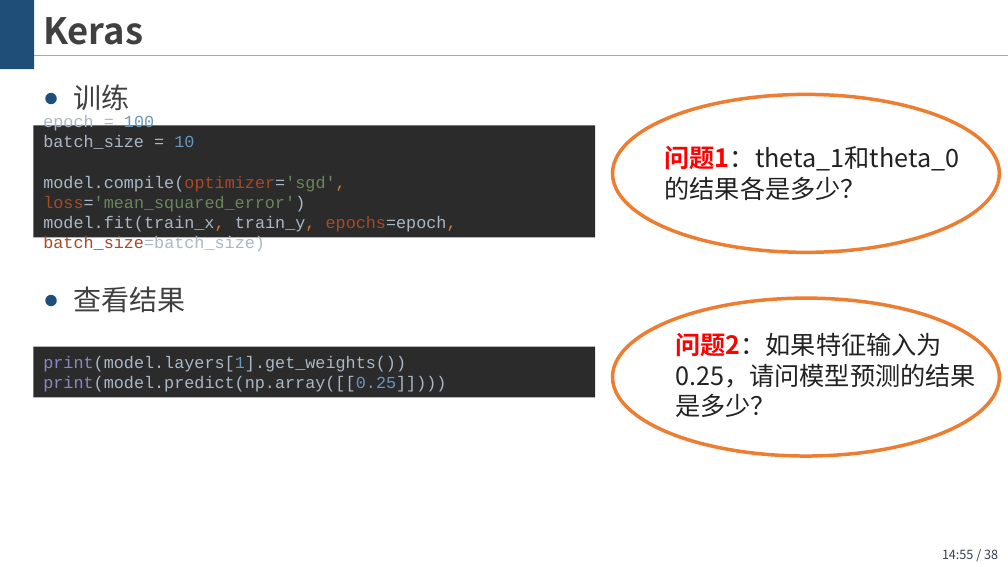
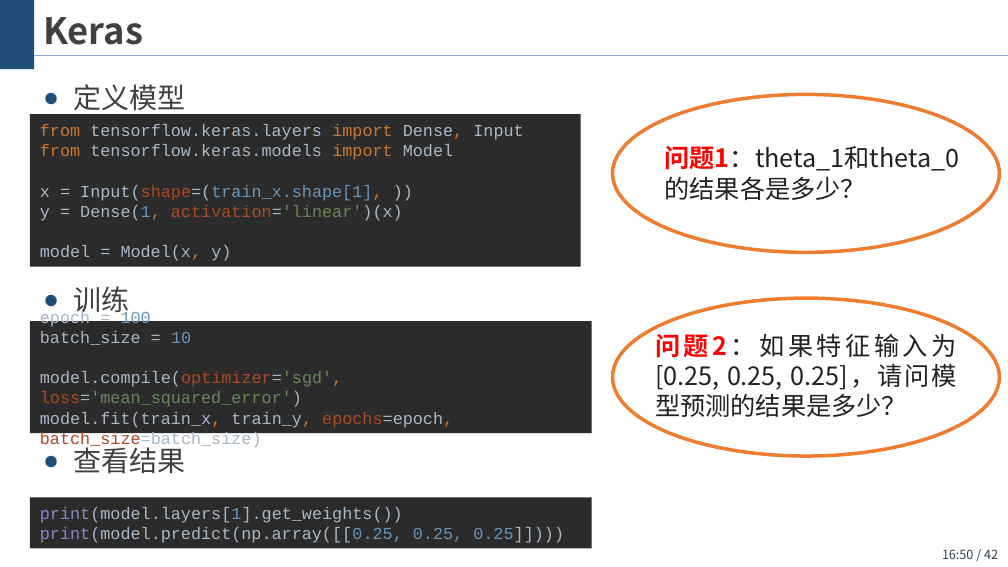
Before and after one commit to wangjin0818/Artificial_Intelligence_2021, a slide deck: slide 42 of chapter 02 - Linear regression with multiple variables/多变量线性回归.pptx (slide 38 before the commit). Drawn at 1008x567 pixels with LibreOffice and Linux fonts; fonts in the diff are those of the drawing; background and template pictures are left out. Boxes give left, top, right and bottom in pixels: in the first picture for what was removed or moved away, otherwise in the second. Text is boxed around its words. In the diff, an @@ line names an element or a change of style, - is before the commit and + after.

```diff
--- a/chapter 02 - Linear regression with multiple variables/多变量线性回归.pptx
+++ b/chapter 02 - Linear regression with multiple variables/多变量线性回归.pptx
@@ text at box(73, 84, 185, 116): paragraph added @@
+● 定义模型
@@ rectangle added at box(30, 114, 581, 266), fill #2B2B2B, 12 pt, text #A9B7C6 @@
+from tensorflow.keras.layers import Dense, Input
+from tensorflow.keras.models import Model
+x = Input(shape=(train_x.shape[1], ))
+y = Dense(1, activation='linear')(x)
+model = Model(x, y)
@@ rectangle "epoch = 100 batch_size = ...": place and size @@
-rectangle "epoch = 100 batch_size = ..." at box(33, 125, 595, 237)
+rectangle "epoch = 100 batch_size = ..." at box(30, 322, 592, 433)
@@ text at box(655, 329, 957, 417): text changed @@
-问题2：如果特征输入为0.25，请问模型预测的结果是多少？
+问题2：如果特征输入为[0.25, 0.25, 0.25]，请问模型预测的结果是多少？
@@ rectangle "print(model.layers[1].get_weights()) print(model.predict(np. ...": place and size @@
-rectangle "print(model.layers[1].get_weights()) print(model.predict(np. ..." at box(33, 347, 595, 397)
+rectangle "print(model.layers[1].get_weights()) print(model.predict(np. ..." at box(30, 498, 592, 548)
@@ text in rectangle at box(40, 507, 564, 543): text changed @@
-print(model.layers[1].get_weights())
-print(model.predict(np.array([[0.25]])))
+print(model.layers[1].get_weights())
+print(model.predict(np.array([[0.25, 0.25, 0.25]])))
@@ page number at box(942, 549, 998, 559): text changed @@
-14:55 / 38
+16:50 / 42
```
Also in this commit, not shown: 9 other slides changed, 6 slides added, 2 slides removed.
